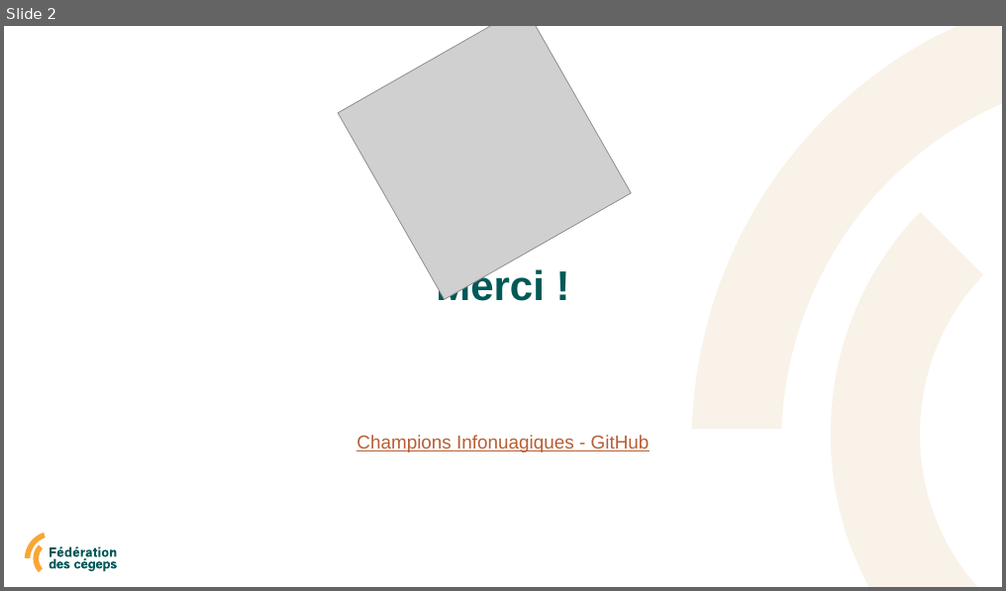
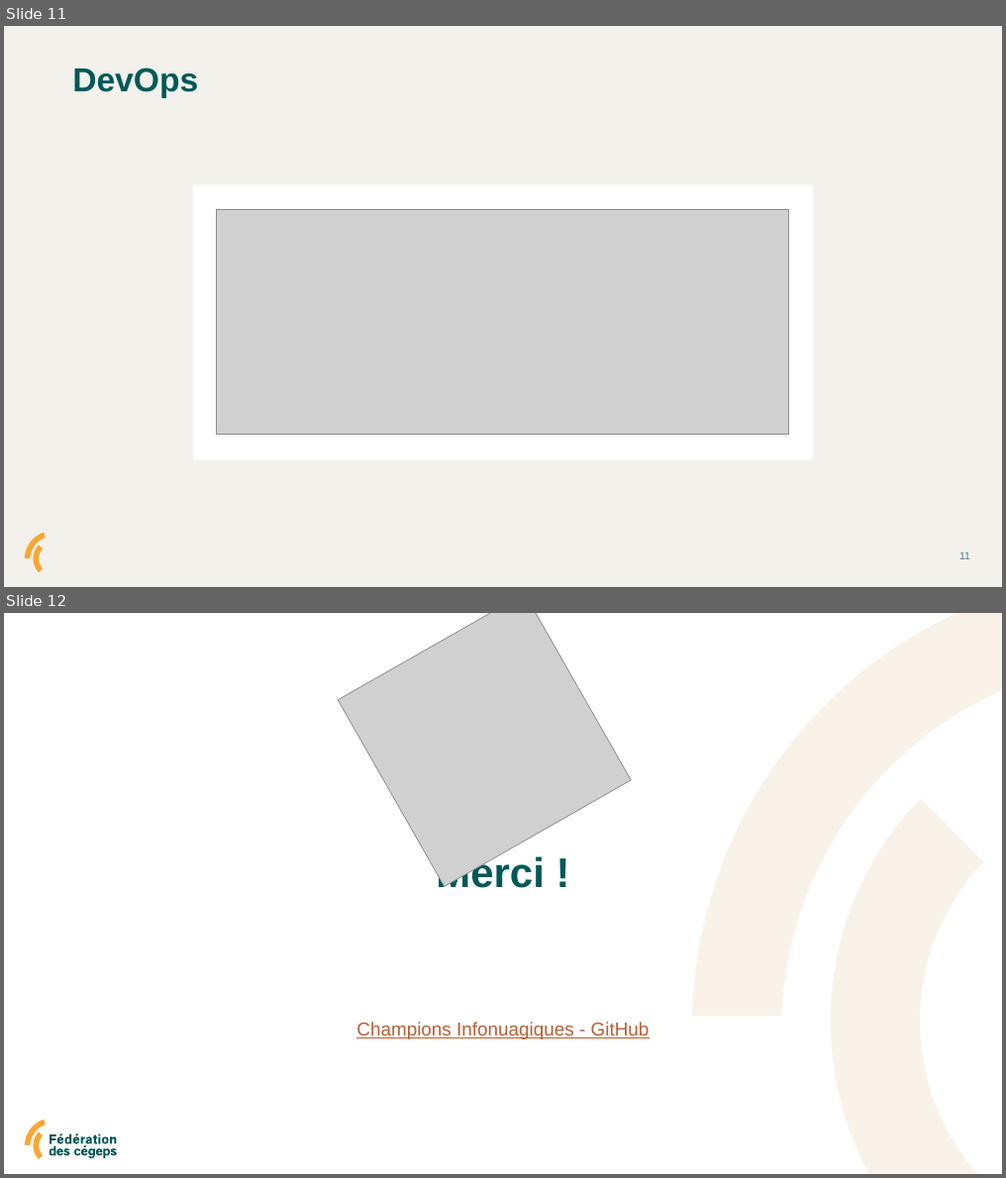
Before and after one commit to Champions-Infonuagiques/les-conteneurs---hebergement, a slide deck: doc/les conteneurs - hébergement.pptx. Shown one above the other, each under a label of ours: slide 2 before the commit, slides 11 and 12 after it. The pictures are 1006x591 and 1006x1178 pixels, drawn with LibreOffice and Linux fonts; fonts in the diff are those of the drawing; grey boxes stand for pictures. Boxes give left, top, right and bottom in pixels: in the first picture for what was removed or moved away, otherwise in the second. Text is boxed around its words. In the diff, an @@ line names an element or a change of style, - is before the commit and + after.

```diff
--- a/doc/les conteneurs - hébergement.pptx
+++ b/doc/les conteneurs - hébergement.pptx
@@ slide 11 added at box(4, 26, 1002, 587), background #F2F1EC; not listed: 1 template element that a slide beside it also shows @@
@@ title added at box(72, 68, 198, 98), 32 pt, text #005958, bold @@
+DevOps
@@ rectangle added at box(189, 181, 816, 462), fill #FFFFFF @@
@@ picture added at box(217, 209, 788, 434) @@
@@ freeform shape added at box(33, 546, 43, 573), fill #FAA634 @@
@@ page number added at box(959, 553, 970, 560), 10 pt, text #51798C @@
+11
@@ what was slide 2 is now slide 12 @@
```
Also in this commit, not shown: 9 other slides added, 1 other file.
